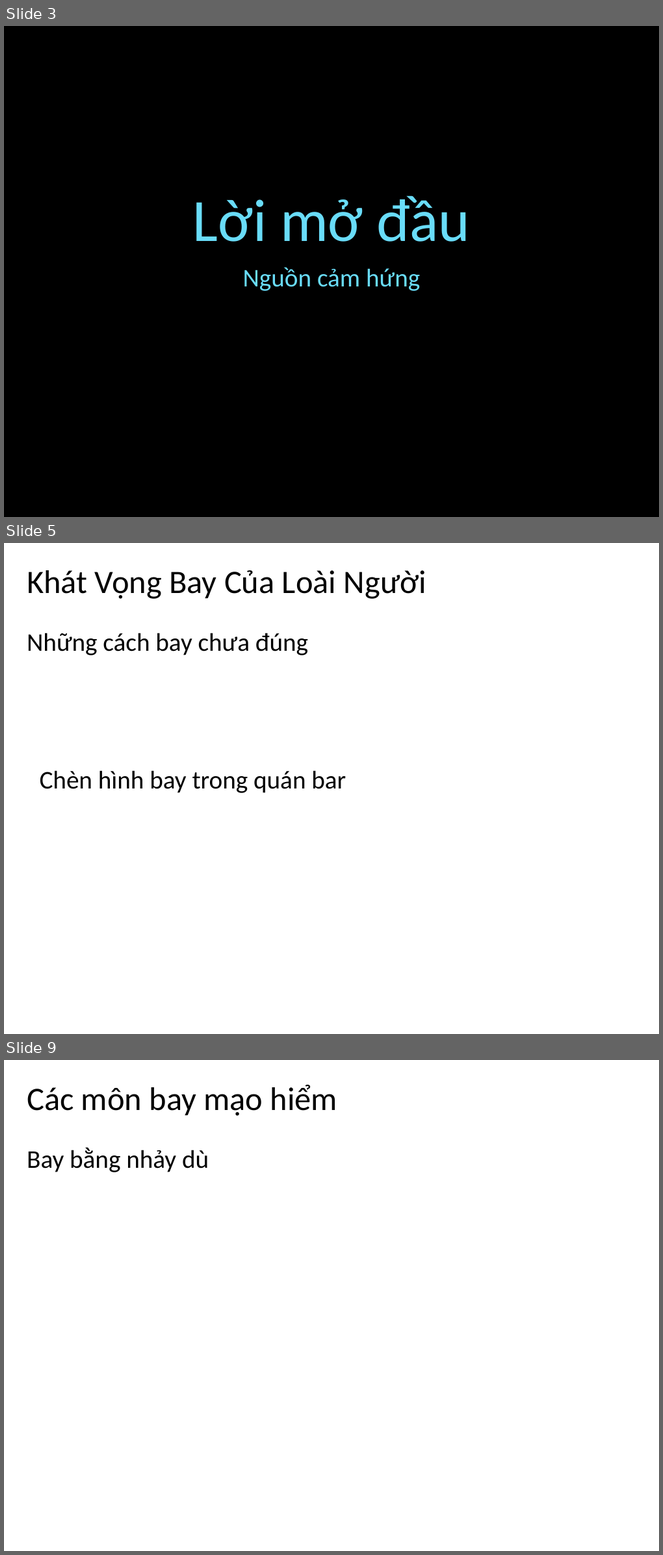
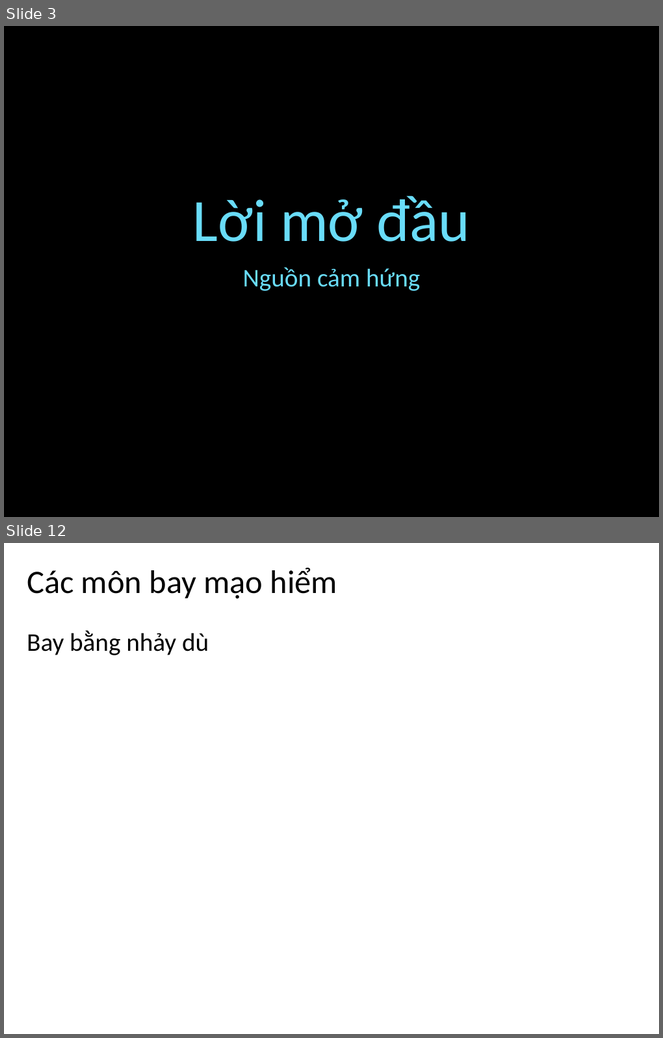
Before and after one commit to anhkysu/docs, a slide deck: De_Tai_Chao_Le_Khanh_Trinh_23112020.pptx. Shown one above the other, each under a label of ours: slides 3, 5 and 9 before the commit, slides 3 and 12 after it; the slides between them are not shown. The pictures are 663x1555 and 663x1038 pixels, drawn with LibreOffice and Linux fonts; fonts in the diff are those of the drawing; background and template pictures are left out. Boxes give left, top, right and bottom in pixels: in the first picture for what was removed or moved away, otherwise in the second. Text is boxed around its words. In the diff, an @@ line names an element or a change of style, - is before the commit and + after.

```diff
--- a/De_Tai_Chao_Le_Khanh_Trinh_23112020.pptx
+++ b/De_Tai_Chao_Le_Khanh_Trinh_23112020.pptx
@@ slide 5 removed at (x1=4, y1=543, x2=659, y2=1034), background #FFFFFF @@
@@ title removed at (x1=27, y1=570, x2=427, y2=599) @@
-Khát Vọng Bay Của Loài Người
@@ text removed at (x1=27, y1=633, x2=308, y2=655) @@
-Những cách bay chưa đúng
@@ text removed at (x1=40, y1=771, x2=346, y2=793) @@
-Chèn hình bay trong quán bar
@@ what was slide 9 is now slide 12 @@
```
Also in this commit, not shown: 2 slides changed, 4 slides added.
